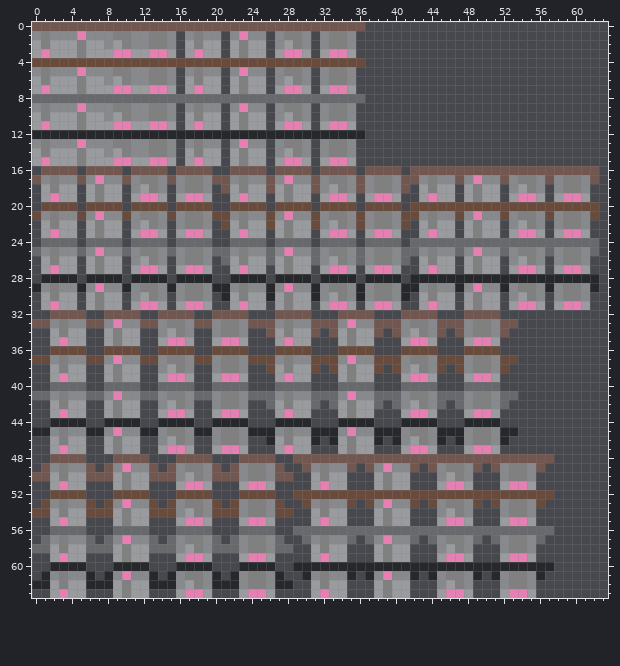
Pixel-art sprite, stored at Assets/CoreData/CharacterCreation/Appearances/Eyes1/Sprites/Eyes1.png. This is how it looked before the edit.
The file is 64x64 pixels.
After the commit:
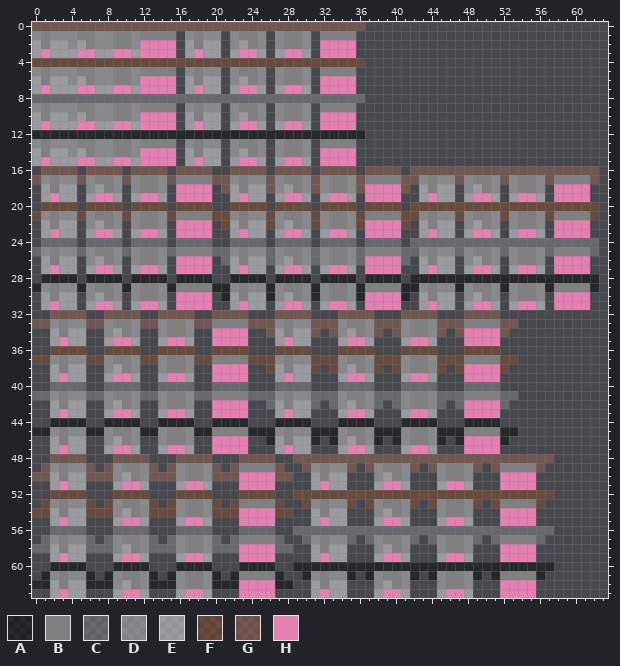
Palette (. is transparent): A #00000073  B #808080  C #91919173  D #d9d9d973  E #ffffff73  F #914e2773  G #a56a5273  H #e680b3
The author wrote: Update eye appearance sprites
Changes in this commit:
y 1: x 5..6 HD -> BB; x 12 D -> B; x 15 D -> B; x 23..24 HD -> BB; x 32 D -> B; x 35 D -> B
y 2: x 4..7 EBEE -> DEBD; x 9 E -> B; x 12..15 DBBD -> HHHH; x 22..25 EBEE -> DEBD; x 28 E -> B; x 32..35 DBBD -> HHHH
y 3: x 5..6 BE -> HH; x 12 E -> H; x 15 E -> H; x 23..24 BE -> HH; x 32 E -> H; x 35 E -> H
y 5: x 5..6 HD -> BB; x 12 D -> B; x 15 D -> B; x 23..24 HD -> BB; x 32 D -> B; x 35 D -> B
y 6: x 4..7 EBEE -> DEBD; x 9 E -> B; x 12..15 DBBD -> HHHH; x 22..25 EBEE -> DEBD; x 28 E -> B; x 32..35 DBBD -> HHHH
y 7: x 5..6 BE -> HH; x 12 E -> H; x 15 E -> H; x 23..24 BE -> HH; x 32 E -> H; x 35 E -> H
y 9: x 5..6 HD -> BB; x 12 D -> B; x 15 D -> B; x 23..24 HD -> BB; x 32 D -> B; x 35 D -> B
y 10: x 4..7 EBEE -> DEBD; x 9 E -> B; x 12..15 DBBD -> HHHH; x 22..25 EBEE -> DEBD; x 28 E -> B; x 32..35 DBBD -> HHHH
y 11: x 5..6 BE -> HH; x 12 E -> H; x 15 E -> H; x 23..24 BE -> HH; x 32 E -> H; x 35 E -> H
y 13: x 5..6 HD -> BB; x 12 D -> B; x 15 D -> B; x 23..24 HD -> BB; x 32 D -> B; x 35 D -> B
y 14: x 4..7 EBEE -> DEBD; x 9 E -> B; x 12..15 DBBD -> HHHH; x 22..25 EBEE -> DEBD; x 28 E -> B; x 32..35 DBBD -> HHHH
y 15: x 5..6 BE -> HH; x 12 E -> H; x 15 E -> H; x 23..24 BE -> HH; x 32 E -> H; x 35 E -> H
y 17: x 7..8 HD -> BB; x 16 D -> B; x 19 D -> B; x 28..29 HD -> BB; x 37 D -> B; x 40 D -> B; x 49..50 HD -> BB; x 58 D -> B; x 61 D -> B
y 18: x 6..9 EBEE -> DEBD; x 12 E -> B; x 16..19 DBBD -> HHHH; x 27..30 EBEE -> DEBD; x 33 E -> B; x 37..40 DBBD -> HHHH; x 48..51 EBEE -> DEBD; x 54 E -> B; x 58..61 DBBD -> HHHH
y 19: x 7..8 BE -> HH; x 16 E -> H; x 19 E -> H; x 28..29 BE -> HH; x 37 E -> H; x 40 E -> H; x 49..50 BE -> HH; x 58 E -> H; x 61 E -> H
y 21: x 7..8 HD -> BB; x 16 D -> B; x 19 D -> B; x 28..29 HD -> BB; x 37 D -> B; x 40 D -> B; x 49..50 HD -> BB; x 58 D -> B; x 61 D -> B
y 22: x 6..9 EBEE -> DEBD; x 12 E -> B; x 16..19 DBBD -> HHHH; x 27..30 EBEE -> DEBD; x 33 E -> B; x 37..40 DBBD -> HHHH; x 48..51 EBEE -> DEBD; x 54 E -> B; x 58..61 DBBD -> HHHH
y 23: x 7..8 BE -> HH; x 16 E -> H; x 19 E -> H; x 28..29 BE -> HH; x 37 E -> H; x 40 E -> H; x 49..50 BE -> HH; x 58 E -> H; x 61 E -> H
y 25: x 7..8 HD -> BB; x 16 D -> B; x 19 D -> B; x 28..29 HD -> BB; x 37 D -> B; x 40 D -> B; x 49..50 HD -> BB; x 58 D -> B; x 61 D -> B
y 26: x 6..9 EBEE -> DEBD; x 12 E -> B; x 16..19 DBBD -> HHHH; x 27..30 EBEE -> DEBD; x 33 E -> B; x 37..40 DBBD -> HHHH; x 48..51 EBEE -> DEBD; x 54 E -> B; x 58..61 DBBD -> HHHH
y 27: x 7..8 BE -> HH; x 16 E -> H; x 19 E -> H; x 28..29 BE -> HH; x 37 E -> H; x 40 E -> H; x 49..50 BE -> HH; x 58 E -> H; x 61 E -> H
y 29: x 7..8 HD -> BB; x 16 D -> B; x 19 D -> B; x 28..29 HD -> BB; x 37 D -> B; x 40 D -> B; x 49..50 HD -> BB; x 58 D -> B; x 61 D -> B
y 30: x 6..9 EBEE -> DEBD; x 12 E -> B; x 16..19 DBBD -> HHHH; x 27..30 EBEE -> DEBD; x 33 E -> B; x 37..40 DBBD -> HHHH; x 48..51 EBEE -> DEBD; x 54 E -> B; x 58..61 DBBD -> HHHH
y 31: x 7..8 BE -> HH; x 16 E -> H; x 19 E -> H; x 28..29 BE -> HH; x 37 E -> H; x 40 E -> H; x 49..50 BE -> HH; x 58 E -> H; x 61 E -> H
y 33: x 9..10 HD -> BB; x 20 D -> B; x 23 D -> B; x 35..36 HD -> BB; x 48 D -> B; x 51 D -> B
y 34: x 8..11 EBEE -> DEBD; x 15 E -> B; x 20..23 DBBD -> HHHH; x 34..37 EBEE -> DEBD; x 42 E -> B; x 48..51 DBBD -> HHHH
y 35: x 9..10 BE -> HH; x 20 E -> H; x 23 E -> H; x 35..36 BE -> HH; x 48 E -> H; x 51 E -> H
y 37: x 9..10 HD -> BB; x 20 D -> B; x 23 D -> B; x 35..36 HD -> BB; x 48 D -> B; x 51 D -> B
y 38: x 8..11 EBEE -> DEBD; x 15 E -> B; x 20..23 DBBD -> HHHH; x 34..37 EBEE -> DEBD; x 42 E -> B; x 48..51 DBBD -> HHHH
y 39: x 9..10 BE -> HH; x 20 E -> H; x 23 E -> H; x 35..36 BE -> HH; x 48 E -> H; x 51 E -> H
y 41: x 9..10 HD -> BB; x 20 D -> B; x 23 D -> B; x 35..36 HD -> BB; x 48 D -> B; x 51 D -> B
y 42: x 8..11 EBEE -> DEBD; x 15 E -> B; x 20..23 DBBD -> HHHH; x 34..37 EBEE -> DEBD; x 42 E -> B; x 48..51 DBBD -> HHHH
y 43: x 9..10 BE -> HH; x 20 E -> H; x 23 E -> H; x 35..36 BE -> HH; x 48 E -> H; x 51 E -> H
y 45: x 9..10 HD -> BB; x 20 D -> B; x 23 D -> B; x 35..36 HD -> BB; x 48 D -> B; x 51 D -> B
y 46: x 8..11 EBEE -> DEBD; x 15 E -> B; x 20..23 DBBD -> HHHH; x 34..37 EBEE -> DEBD; x 42 E -> B; x 48..51 DBBD -> HHHH
y 47: x 9..10 BE -> HH; x 20 E -> H; x 23 E -> H; x 35..36 BE -> HH; x 48 E -> H; x 51 E -> H
y 49: x 10..11 HD -> BB; x 23 D -> B; x 26 D -> B; x 39..40 HD -> BB; x 52 D -> B; x 55 D -> B
y 50: x 9..12 EBEE -> DEBD; x 17 E -> B; x 23..26 DBBD -> HHHH; x 38..41 EBEE -> DEBD; x 46 E -> B; x 52..55 DBBD -> HHHH
y 51: x 10..11 BE -> HH; x 23 E -> H; x 26 E -> H; x 39..40 BE -> HH; x 52 E -> H; x 55 E -> H
y 53: x 10..11 HD -> BB; x 23 D -> B; x 26 D -> B; x 39..40 HD -> BB; x 52 D -> B; x 55 D -> B
y 54: x 9..12 EBEE -> DEBD; x 17 E -> B; x 23..26 DBBD -> HHHH; x 38..41 EBEE -> DEBD; x 46 E -> B; x 52..55 DBBD -> HHHH
y 55: x 10..11 BE -> HH; x 23 E -> H; x 26 E -> H; x 39..40 BE -> HH; x 52 E -> H; x 55 E -> H
y 57: x 10..11 HD -> BB; x 23 D -> B; x 26 D -> B; x 39..40 HD -> BB; x 52 D -> B; x 55 D -> B
y 58: x 9..12 EBEE -> DEBD; x 17 E -> B; x 23..26 DBBD -> HHHH; x 38..41 EBEE -> DEBD; x 46 E -> B; x 52..55 DBBD -> HHHH
y 59: x 10..11 BE -> HH; x 23 E -> H; x 26 E -> H; x 39..40 BE -> HH; x 52 E -> H; x 55 E -> H
y 61: x 10..11 HD -> BB; x 23 D -> B; x 26 D -> B; x 39..40 HD -> BB; x 52 D -> B; x 55 D -> B
y 62: x 9..12 EBEE -> DEBD; x 17 E -> B; x 23..26 DBBD -> HHHH; x 38..41 EBEE -> DEBD; x 46 E -> B; x 52..55 DBBD -> HHHH
y 63: x 10..11 BE -> HH; x 23 E -> H; x 26 E -> H; x 39..40 BE -> HH; x 52 E -> H; x 55 E -> H
Changed places in both pictures, as pixel boxes (x1, y1, x2, y2):
changed: (68, 31, 590, 598)
